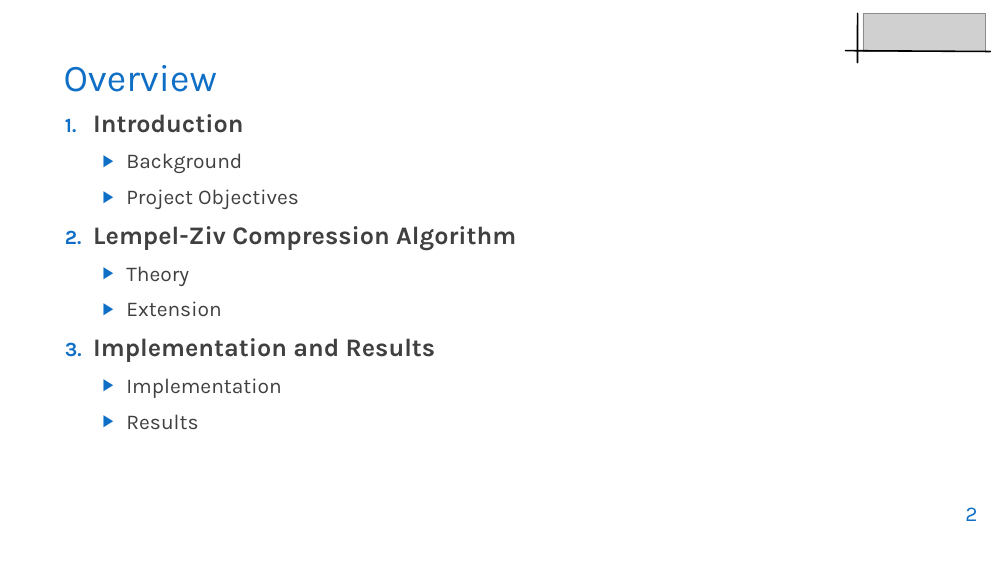
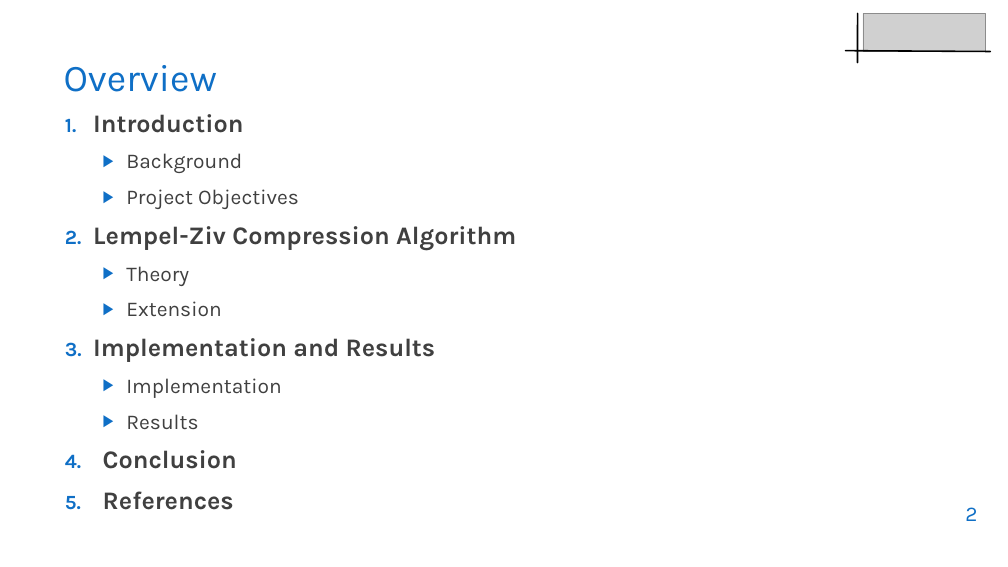
Before and after one commit to muhammad-taha1/SPH-Labs, a slide deck: slide 2 of finalProject/GROUP33_Presentation_FINAL.pptx. Drawn at 1008x567 pixels with LibreOffice and Linux fonts; fonts in the diff are those of the drawing; grey boxes stand for pictures; background and template pictures are left out. Boxes give left, top, right and bottom in pixels: in the first picture for what was removed or moved away, otherwise in the second. Text is boxed around its words. In the diff, an @@ line names an element or a change of style, - is before the commit and + after.

Commit message:
ppt updates

```diff
--- a/finalProject/GROUP33_Presentation_FINAL.pptx
+++ b/finalProject/GROUP33_Presentation_FINAL.pptx
@@ text at [103,450,237,510]: paragraphs added @@
+4. Conclusion
+5. References
```
Also in this commit, not shown: 4 other slides changed.
